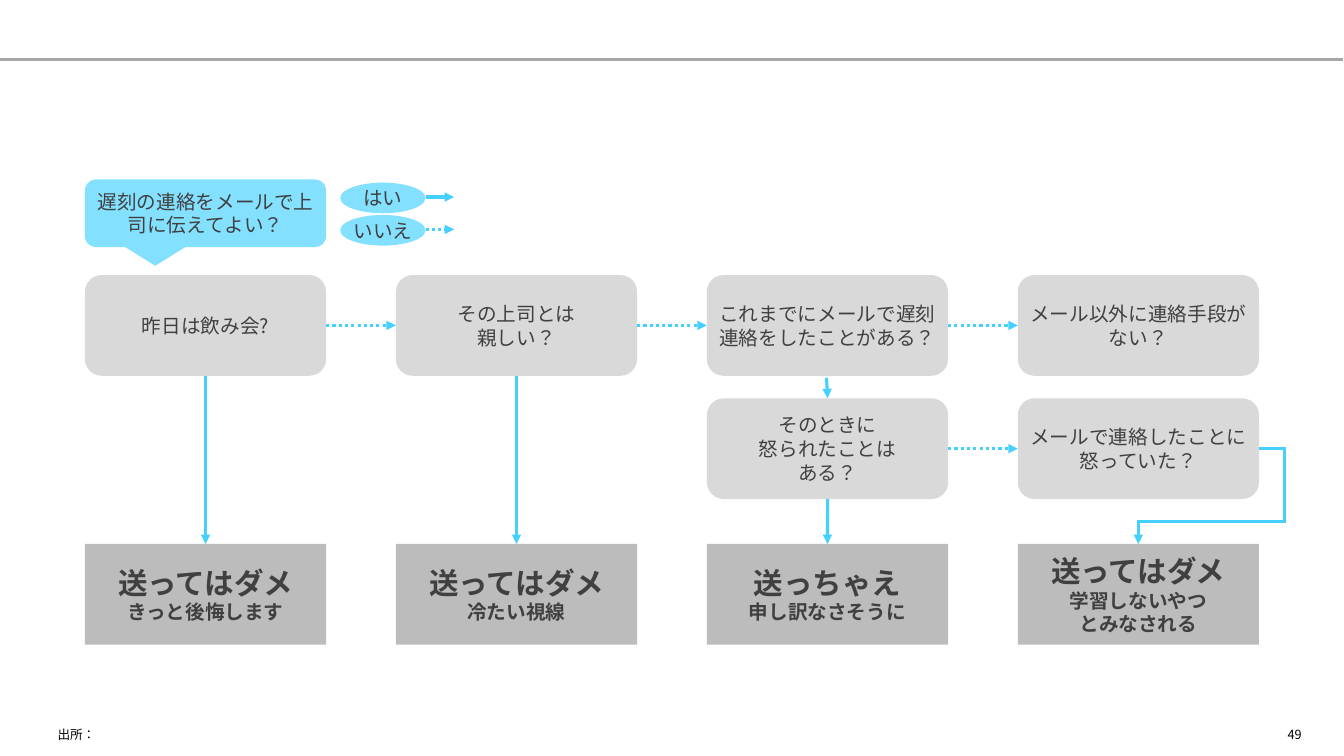
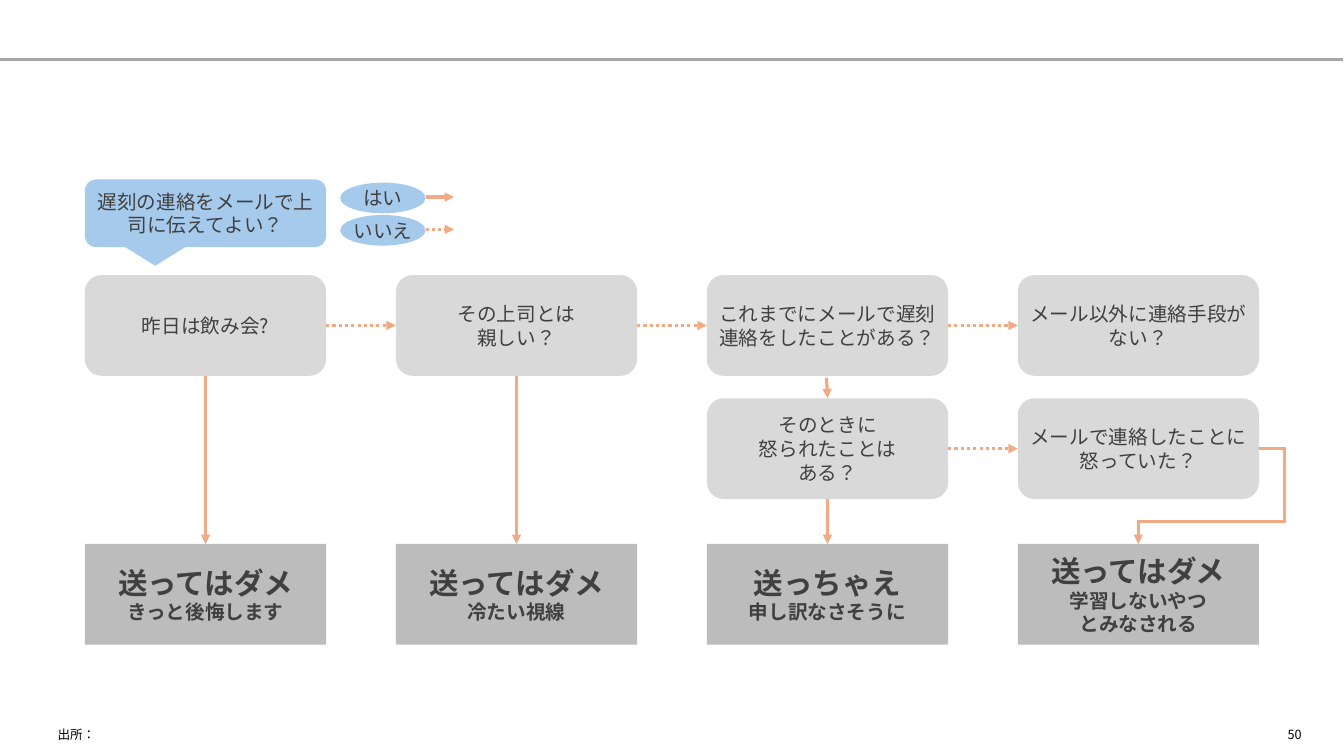
Before and after one commit to yuzucha16/dotfiles, a slide deck: slide 50 of office/Blank.potx (slide 49 before the commit). Drawn at 1344x756 pixels with LibreOffice and Linux fonts; fonts in the diff are those of the drawing. Boxes give left, top, right and bottom in pixels: in the first picture for what was removed or moved away, otherwise in the second. Text is boxed around its words. In the diff, an @@ line names an element or a change of style, - is before the commit and + after.

```diff
--- a/office/Blank.potx
+++ b/office/Blank.potx
@@ arrow (425, 198) - (454, 198): stroke #45D0FF 2.25 pt to #F2AA84 2.25 pt @@
@@ fill #83E0FF to #A6CAEC in 3 elements at [85,179,326,247], [341,182,426,213], [341,215,426,245] @@
@@ arrow (425, 230) - (454, 230): stroke #45D0FF 2.25 pt dashed to #F2AA84 2.25 pt dashed @@
@@ arrow (327, 326) - (396, 326): stroke #45D0FF 2.25 pt dashed to #F2AA84 2.25 pt dashed @@
@@ arrow (637, 326) - (707, 326): stroke #45D0FF 2.25 pt dashed to #F2AA84 2.25 pt dashed @@
@@ arrow (949, 326) - (1018, 326): stroke #45D0FF 2.25 pt dashed to #F2AA84 2.25 pt dashed @@
@@ arrow (206, 376) - (206, 544): stroke #45D0FF 2.25 pt to #F2AA84 2.25 pt @@
@@ arrow (516, 376) - (516, 544): stroke #45D0FF 2.25 pt to #F2AA84 2.25 pt @@
@@ arrow (827, 378) - (828, 398): stroke #45D0FF 2.25 pt to #F2AA84 2.25 pt @@
@@ arrow (949, 449) - (1018, 449): stroke #45D0FF 2.25 pt dashed to #F2AA84 2.25 pt dashed @@
@@ elbow arrow (1259, 449) - (1138, 544): stroke #45D0FF 2.25 pt to #F2AA84 2.25 pt @@
@@ arrow (828, 499) - (828, 544): stroke #45D0FF 2.25 pt to #F2AA84 2.25 pt @@
@@ page number at [1288,729,1302,739]: text changed @@
-49
+50
```
Also in this commit, not shown: 33 other slides changed, 1 slide added.
